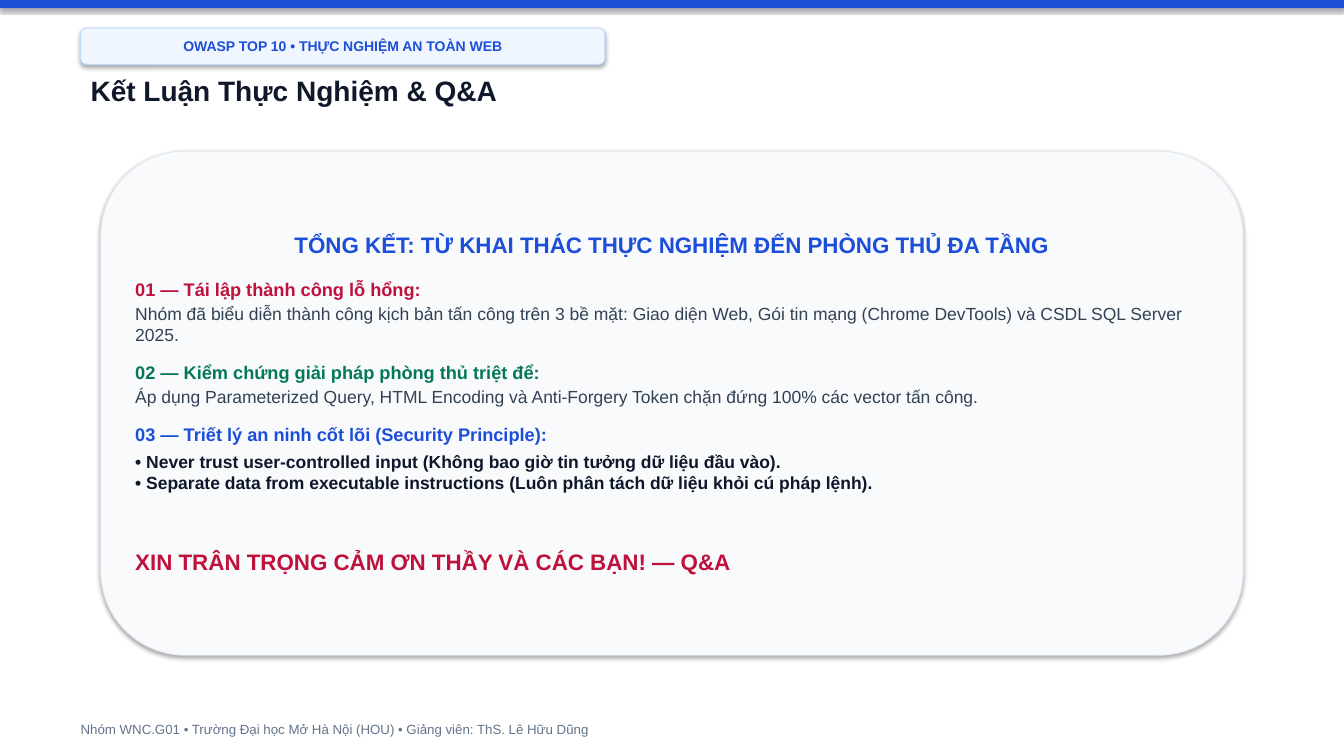
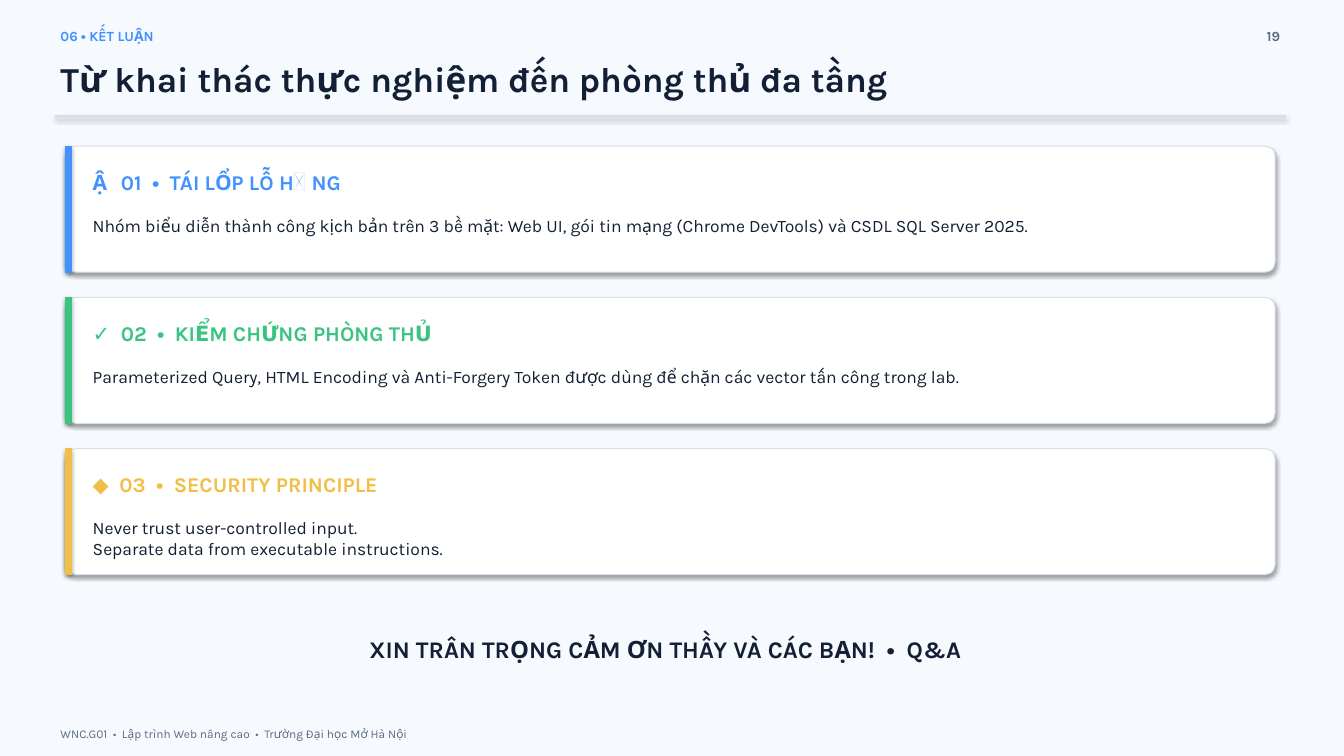
Before and after one commit to hocjsoo/OWASP_Demo, a slide deck: slide 19 of Slide_OWASP_Top3_Nhom_WNC_G01.pptx. Drawn at 1344x756 pixels with LibreOffice and Linux fonts; fonts in the diff are those of the drawing. Boxes give left, top, right and bottom in pixels: in the first picture for what was removed or moved away, otherwise in the second. Text is boxed around its words. In the diff, an @@ line names an element or a change of style, - is before the commit and + after.

Commit message:
fix: adjust bounding boxes and offsets to eliminate text and badge overlaps

```diff
--- a/Slide_OWASP_Top3_Nhom_WNC_G01.pptx
+++ b/Slide_OWASP_Top3_Nhom_WNC_G01.pptx
@@ background #FFFFFF to #F6F9FD @@
@@ rectangle removed at (0, 0, 1344, 8) @@
@@ rounded rectangle removed at (81, 28, 605, 65) @@
-OWASP TOP 10 • THỰC NGHIỆM AN TOÀN WEB
@@ text added at (60, 32, 77, 41), 10 pt, text #4191FF, bold @@
+06 • KẾT LUẬN
@@ text added at (1267, 32, 1281, 41), 10 pt, text #5D6C82, bold @@
+19
@@ text at (114, 64, 802, 101): text changed; size 20 to 25 pt; font Arial to Karla; text colour #0F172A to #121F34 @@
-Kết Luận Thực Nghiệm & Q&A
+Từ khai thác thực nghiệm đến phòng thủ đa tầng
@@ rectangle added at (55, 116, 1286, 117), fill #D6E0ED, outline #D6E0ED 0.75 pt @@
@@ rounded rectangle: place and size @@
-rounded rectangle at (101, 151, 1243, 655)
+rounded rectangle at (66, 146, 1275, 272)
@@ rounded rectangle at (66, 146, 1275, 272): fill #F8FAFC to #FFFFFF; outline #E2E8F0 0.75 pt to #D6E0ED 0.75 pt; proportions changed @@
@@ rectangle added at (66, 146, 72, 272), fill #4191FF, outline #4191FF 0.75 pt @@
@@ text added at (121, 171, 263, 191), 15 pt, text #4191FF, bold @@
+→ 01 • TÁI LẬP LỖ HỔNG
@@ text added at (93, 218, 1028, 237), 12.5 pt, text #121F34 @@
+Nhóm biểu diễn thành công kịch bản trên 3 bề mặt: Web UI, gói tin mạng (Chrome DevTools) và CSDL SQL Server 2025.
@@ text in rounded rectangle at (135, 235, 1182, 575): text removed @@
-TỔNG KẾT: TỪ KHAI THÁC THỰC NGHIỆM ĐẾN PHÒNG THỦ ĐA TẦNG
-01 — Tái lập thành công lỗ hổng:
-Nhóm đã biểu diễn thành công kịch bản tấn công trên 3 bề mặt: Giao diện Web, Gói tin mạng (Chrome DevTools) và CSDL SQL Server 2025.
-02 — Kiểm chứng giải pháp phòng thủ triệt để:
-Áp dụng Parameterized Query, HTML Encoding và Anti-Forgery Token chặn đứng 100% các vector tấn công.
-03 — Triết lý an ninh cốt lõi (Security Principle):
-• Never trust user-controlled input (Không bao giờ tin tưởng dữ liệu đầu vào).
-• Separate data from executable instructions (Luôn phân tách dữ liệu khỏi cú pháp lệnh).
-XIN TRÂN TRỌNG CẢM ƠN THẦY VÀ CÁC BẠN! — Q&A
@@ rounded rectangle added at (66, 297, 1275, 423), fill #FFFFFF, outline #D6E0ED 0.75 pt @@
@@ rectangle added at (66, 297, 72, 423), fill #39C480, outline #39C480 0.75 pt @@
@@ text added at (121, 322, 384, 342), 15 pt, text #39C480, bold @@
+✓ 02 • KIỂM CHỨNG PHÒNG THỦ
@@ text added at (93, 369, 959, 388), 12.5 pt, text #121F34 @@
+Parameterized Query, HTML Encoding và Anti-Forgery Token được dùng để chặn các vector tấn công trong lab.
@@ rounded rectangle added at (66, 449, 1275, 575), fill #FFFFFF, outline #D6E0ED 0.75 pt @@
@@ rectangle added at (66, 449, 72, 575), fill #F1BE48, outline #F1BE48 0.75 pt @@
@@ text added at (119, 478, 378, 493), 15 pt, text #F1BE48, bold @@
+◆ 03 • SECURITY PRINCIPLE
@@ text added at (93, 522, 443, 559), 12.5 pt, text #121F34 @@
+Never trust user-controlled input.
+Separate data from executable instructions.
@@ text added at (369, 637, 961, 663), 17 pt, text #121F34, bold @@
+XIN TRÂN TRỌNG CẢM ƠN THẦY VÀ CÁC BẠN! • Q&A
@@ text at (60, 729, 386, 741): text changed; size 9.5 to 8.5 pt; font Arial to Karla; text colour #64748B to #5D6C82 @@
-Nhóm WNC.G01 • Trường Đại học Mở Hà Nội (HOU) • Giảng viên: ThS. Lê Hữu Dũng
+WNC.G01 • Lập trình Web nâng cao • Trường Đại học Mở Hà Nội
```
Also in this commit, not shown: 18 other slides changed.
